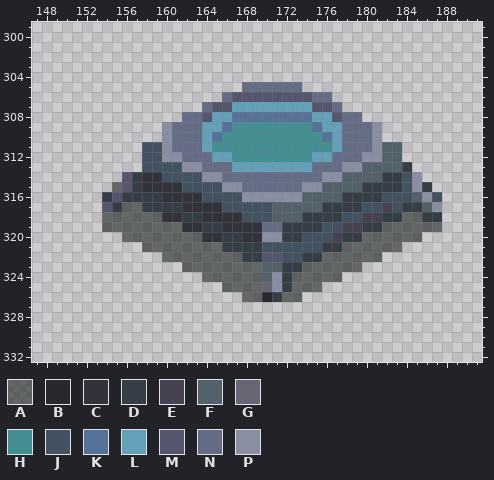
A pixel-art file gets an edit: res/tiled/ase/structures.ase. Above: the version before the commit.
453x368 pixels, 1 frame. Colours within 5 levels of each other are drawn and written as one. Shown: x 147..191, y 299..332.
Visible layers, top first: "chest/hands", "chest/chest", "Layer 1".
Palette (. is transparent): A #191f1c96  B #28282f  C #31323a  D #353e46  E #464252  F #53626a  G #666675  H #438f92  J #435260  K #577298  L #64a0b9  M #55556d  N #656d86  P #8a8ea3
Pixels before, first column x 154:
305 ..............NNNNNN..............
306 ............NMMMMMMMMNN...........
307 ..........NMMLLLLLLLLMMN..........
308 ........NNMLLKKKKKKKKLLMNN........
309 ......PNNNLLKHHHHHHHHKLLNNNP......
310 ......PNNNLKHHHHHHHHHHKLNNNP......
311 ....JJPNNNLHHHHHHHHHHHHLNNNPFF....
312 ....JJPPNNNLLHHHHHHHHLLNNNPPFF....
313 ....JJJJPPNNNLLLLLLLLNNNPPFFFFD...
314 ..MDCCJJJJPPNNNNNNNNNNPPFFFFDDJP..
315 .AMDCCCCJJJJPPNNNNNNPPFFFFDDDDJPD.
316 DMDDDDCCCCJJJJPPPPPPFFFFDDDDJJJFPJ
317 MDAADDDDCCCCJJJJJFFFFFDDDDJJEJDDFP
318 AAAAAACCDDCCCCJJJFFFDDDDJJEEDDAADD
319 AAAAAAAACCDDCCCCNNDDDDJJEEDDAAAAAA
320 ..AAAAAAAACCDDCCPPDDJJJEDDAAAAAA..
321 ....AAAAAAAADDDDJJJJJJDDAAAAAA....
322 ......AAAAAAAADDMMJJDDAAAAAA......
323 ........AAAAAAAAFFDDAAAAAA........
324 ..........AAAAAAFPDAAAAA..........
325 ............AAAAGPDAAA............
326 ..............AABDAA..............
The same view after the edit:
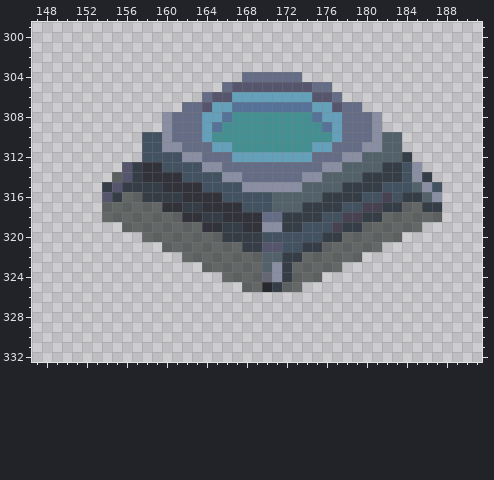
What changed:
Changed rows in their new state; - is an unchanged pixel.
Layer "chest/hands":
first column x 154:
304 --------------NNNNNN--------------
305 ------------NMMMMMMMMNN-----------
306 ----------NMMLLLLLLLLMMN----------
307 --------NNMLLKKKKKKKKLLMNN--------
308 ------PN--L-KHHHHHHHHK-L--NP------
309 -----------KH--------HK-----------
310 ----JJ-----H----------H-----FF----
311 -------P--NLL--------LLN--P-------
312 ------JJPP-NNLLLLLLLLNN-PPFF--D---
313 --MDCC--JJPP-NNNNNNNN-PPFF--DDJP--
314 -A----CC--JJPP------PPFF--DD----D-
315 DMD-DD--CC--JJPPPPPPFF--DD--JJ-FPJ
316 MDAA--DD--CC--JJJFFF--DD--JJE-DDFP
317 AA--AACCDD--CC------DD--JJEEDDAADD
318 ------AACCDD--CCNNDD--JJEEDDAA--AA
319 ..------AACCDD--PP--JJ-EDDAA----..
320 --..------AA--DDJJJJ--DDAA----..--
321 ----..------AA--MM--DDAA----..----
322 ------..------AAFFDDAA----..------
323 --------..-------P-A----..--------
324 ----------..----G-----..----------
325 ------------..--BDA-..------------
326 --------------......--------------
Boxes around the changes in both pictures, in picture pixels (x1, y1, x2, y2):
changed: (102, 72, 442, 302)
